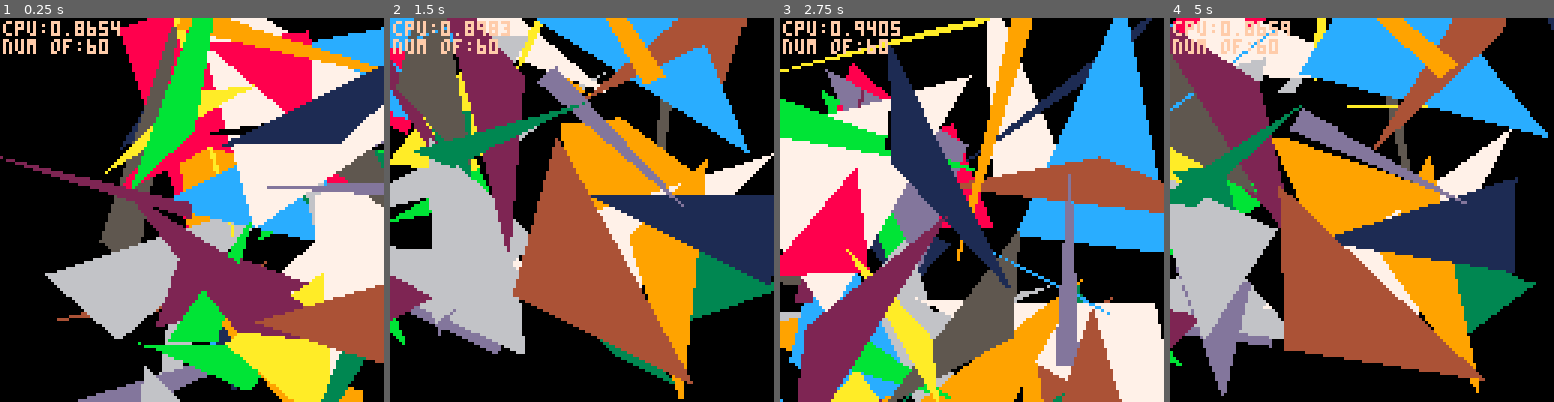
Above: before the commit, frames 1-4 (left to right).
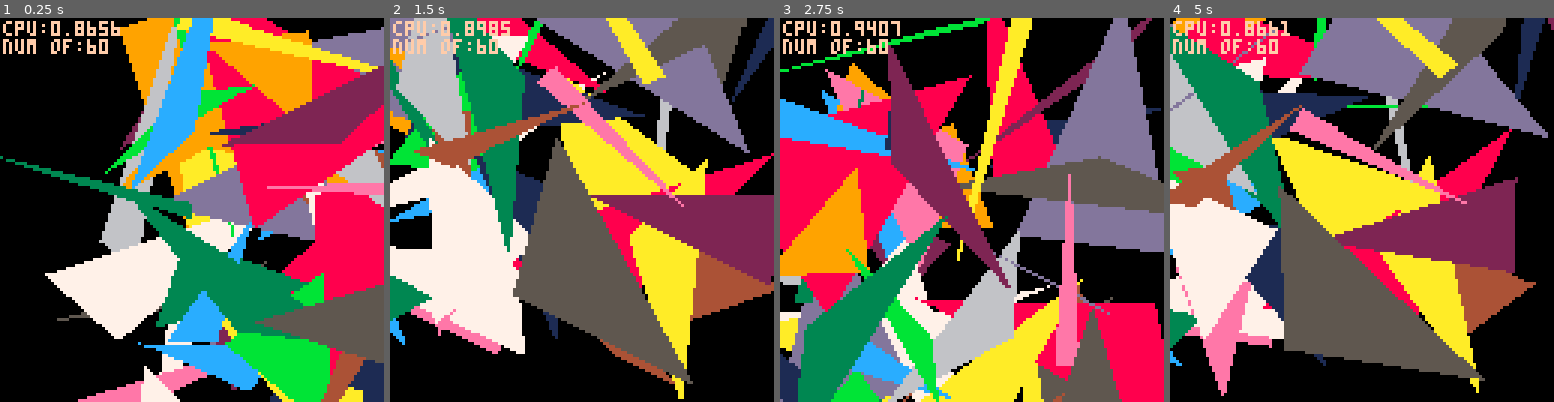
Above: after the commit, the same moments.

Repository: kadoyan/PICO-8-Carts
Game: PICO-8 cartridge triangles.p8
Two runs of this game, one before a commit and one after it. Both use one fixed random seed, a clock stepped at 60 frames per second and the inputs below.
Inputs:
- Up to frame 1 (0.25 s): no input
- Up to frame 2 (1.5 s): no input
- Up to frame 3 (2.75 s): no input
- Up to frame 4 (5 s): no input

The runs differ from the first frame. In frame 1, 65% of the frame differs, in the area x 0-100%, y 0-100%; in frame 2, 71%; in frame 3, 75%; in frame 4, 71%.

Commit message:
Draw filled triangles : Remove comments, and change color parameter.

Diff:
--- a/triangles.p8
+++ b/triangles.p8
@@ -29,7 +29,7 @@
 function _draw()
 	cls()
 	for n=1,#a do
-		draw_tri(a[n],n%14)
+		draw_tri(a[n],n%14+1)
 	end
 	print("cpu:"..stat(1),1,1,15)
 	print("num of:"..#a,1,7,15)
@@ -37,7 +37,7 @@
 -->8
 --functions
 
---get X axis of the point on the line
+--get x axis of the point on the line
 p2calc=function(x1,y1,x2,y2,y)
 	local x=
 	x1+((x2-x1)*(y-y1))/(y2-y1)
@@ -113,9 +113,6 @@
 		t[3].nx,t[3].ny,y)
 		line(x1,y,x2,y,c)
 	end
-	--print("1",t[1].x+2,t[1].y-4,5)
-	--print("2",t[2].x+2,t[2].y-4,5)
-	--print("3",t[3].x+2,t[3].y-4,5)
 end
 
 calc_tri=function(t,x,y)
